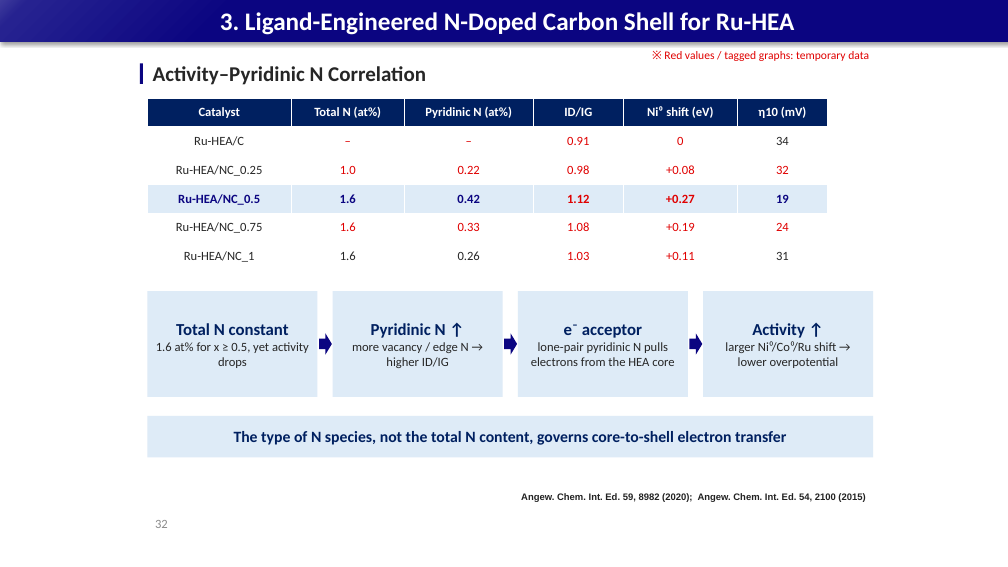
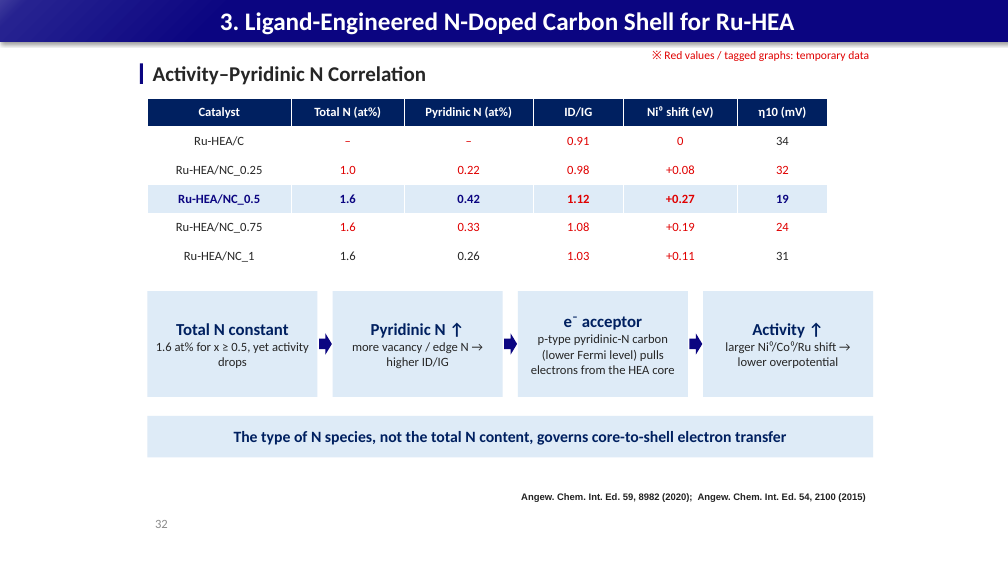
Before and after one commit to limsj0204/letter, a slide deck: slide 32 of 학위논문_디펜스_발표자료_5시료.pptx. Drawn at 1008x567 pixels with LibreOffice and Linux fonts; fonts in the diff are those of the drawing. Boxes give left, top, right and bottom in pixels: in the first picture for what was removed or moved away, otherwise in the second. Text is boxed around its words. In the diff, an @@ line names an element or a change of style, - is before the commit and + after.

```diff
--- a/학위논문_디펜스_발표자료_5시료.pptx
+++ b/학위논문_디펜스_발표자료_5시료.pptx
@@ text in rectangle at (531, 334, 674, 374): text changed @@
-lone-pair pyridinic N pulls electrons from the HEA core
+p-type pyridinic-N carbon (lower Fermi level) pulls electrons from the HEA core
```
Also in this commit, not shown: 1 other slide changed, 1 other file.
